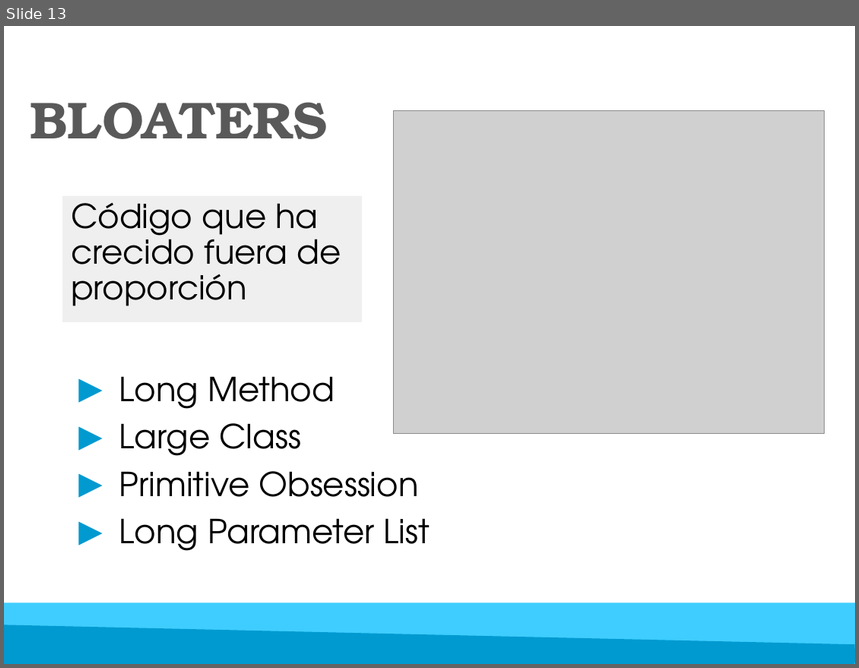
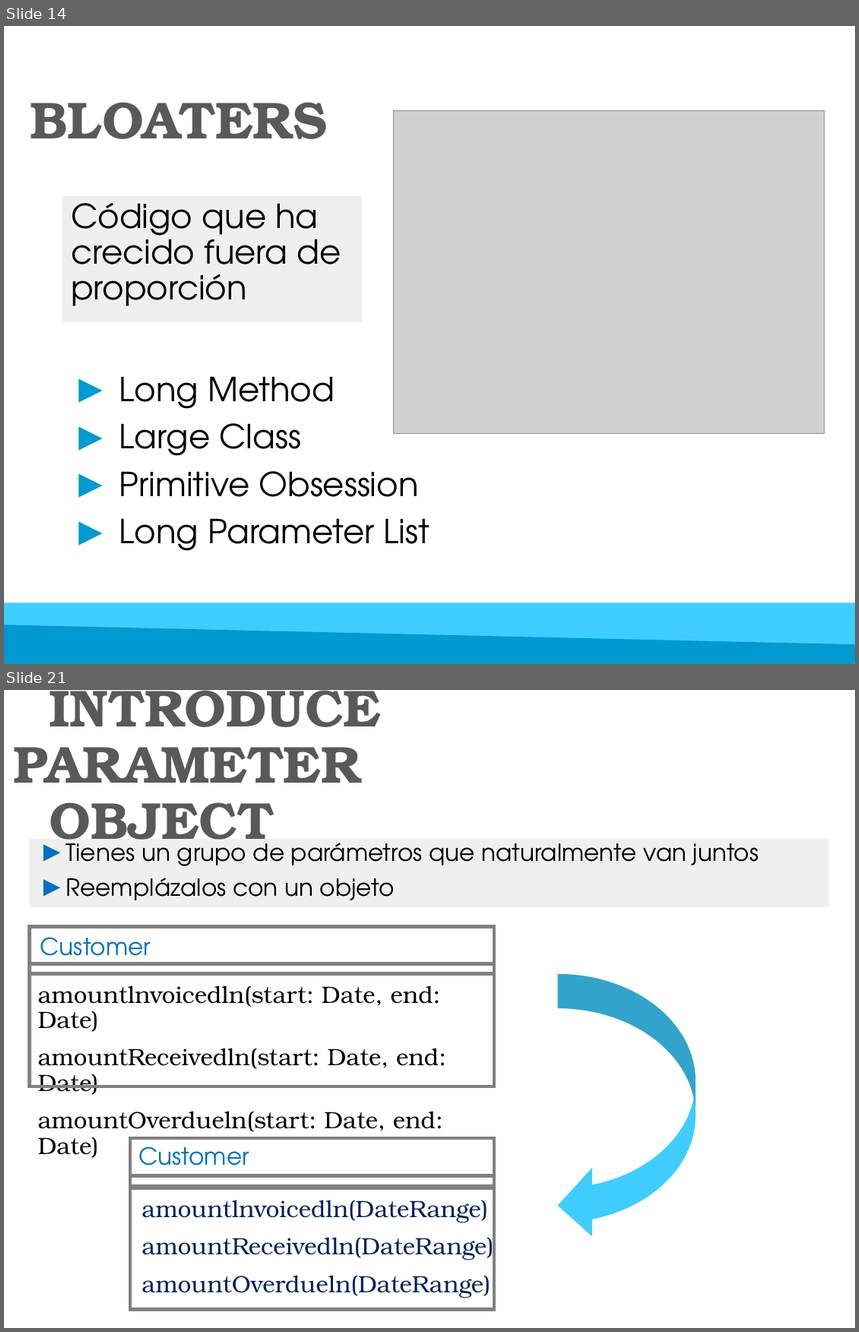
Before and after one commit to luisgepeto/RefactoringCourse, a slide deck: Presentacion/Refactoring.pptx. Shown one above the other, each under a label of ours: slide 13 before the commit, slides 14 and 21 after it; the slides between them are not shown. The pictures are 859x668 and 859x1332 pixels, drawn with LibreOffice and Linux fonts; fonts in the diff are those of the drawing; grey boxes stand for pictures. Boxes give left, top, right and bottom in pixels: in the first picture for what was removed or moved away, otherwise in the second. Text is boxed around its words. In the diff, an @@ line names an element or a change of style, - is before the commit and + after.

```diff
--- a/Presentacion/Refactoring.pptx
+++ b/Presentacion/Refactoring.pptx
@@ slide 21 added at [4,690,855,1328], background #FFFFFF @@
@@ title added at [14,690,381,853], 44 pt, text #595959, bold @@
+INTRODUCE PARAMETER
+OBJECT
@@ text added at [30,839,829,908], fill #D9D9D9 at 40% opacity, 20 pt, text #000000 @@
+► Tienes un grupo de parámetros que naturalmente van juntos
+► Reemplázalos con un objeto
@@ rectangle added at [30,926,494,974], outline #808080 3 pt @@
@@ text added at [40,937,151,966], 20 pt, text #0070C0 @@
+Customer
@@ rectangle added at [30,974,494,1087], outline #808080 3 pt @@
@@ rectangle added at [30,964,494,974], outline #808080 3 pt @@
@@ text added at [38,986,446,1158], 20 pt, text #000000 @@
+amountlnvoicedln(start: Date, end: Date)
+amountReceivedln(start: Date, end: Date)
+amountOverdueln(start: Date, end: Date)
@@ curved left arrow added at [558,974,696,1241], fill #3FCDFF @@
@@ rectangle added at [130,1138,494,1176], outline #808080 3 pt @@
@@ text added at [139,1147,249,1176], 20 pt, text #0070C0 @@
+Customer
@@ rectangle added at [130,1187,494,1309], outline #808080 3 pt @@
@@ rectangle added at [130,1176,494,1188], outline #808080 3 pt @@
@@ text added at [142,1200,493,1299], 20 pt, text #002060 @@
+amountlnvoicedln(DateRange)
+amountReceivedln(DateRange)
+amountOverdueln(DateRange)
@@ what was slide 13 is now slide 14 @@
```
Also in this commit, not shown: 9 slides changed, 25 other slides added, 4 other files.
